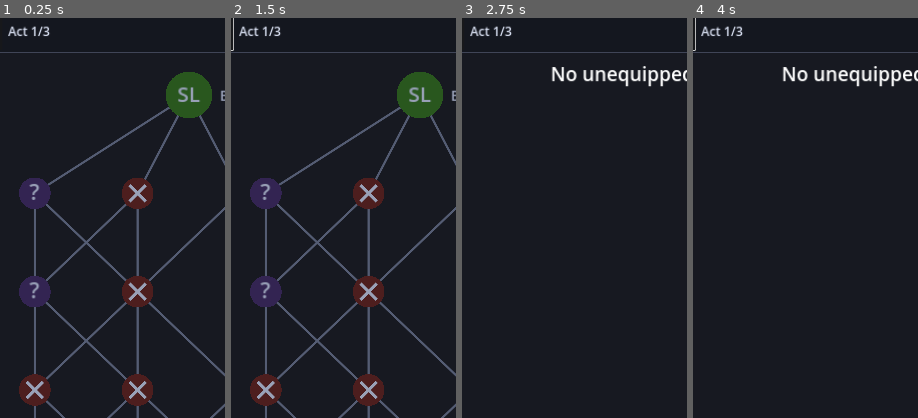
Above: before the commit, frames 1-4 (left to right).
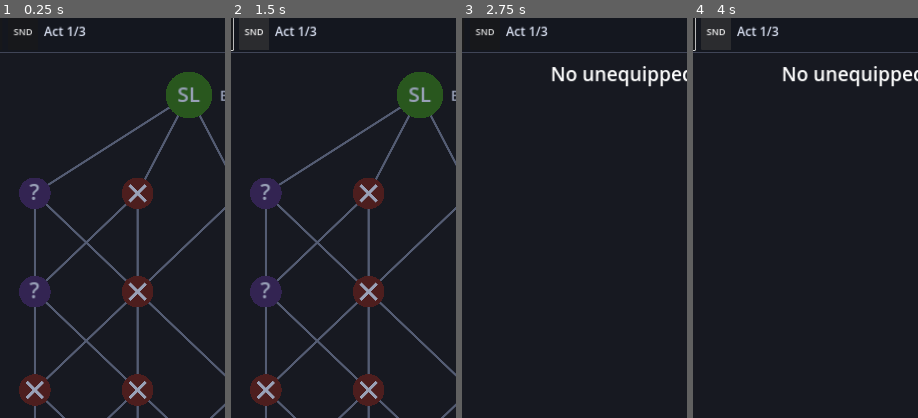
Above: after the commit, the same moments.

Repository: codercroft/Flick-Figures
Game: Godot game, scene res://scenes/map.tscn
The game is run twice, just before and just after one commit, with the same random seed, the same clock (stepped at 60 frames per second) and the same inputs.
Inputs (mouse positions are % of the whole screen's width and height, from its top left):
- Up to frame 1 (0.25 s): no input
- Up to frame 2 (1.5 s): click "i" at 0.5 s; click (13, 3) at 1.25 s, where only the run after the commit has a clickable "SND"
- Up to frame 3 (2.75 s): click "Equipment (0)" at 2 s
- Up to frame 4 (4 s): click "i" at 2.75 s; click (13, 3) at 3.5 s, where only the run after the commit has a clickable "SND"
The pictures show only the part of the screen within x 8-58%, y 1-51%; the shares and areas given below are measured in that part.

The runs differ from the first frame. In frame 1, 0.5% of the frame differs, in the area x 3-39%, y 2-5%; in frame 2, 0.5%; in frame 3, 0.5%; in frame 4, 0.5%.

Commit message:
Add placeholder sound effects and an AudioManager (SFX/UI buses, mute saved)
Co-Authored-By: Claude Sonnet 5.5 <noreply@anthropic.com>
Claude-Session: https://claude.ai/code/session_01CJYKLDzyQUZGsZgothDQCe

Diff:
--- a/project.godot
+++ b/project.godot
@@ -15,6 +15,7 @@
 
 RunManager="*res://scripts/run_manager.gd"
 RunInfo="*res://scripts/run_info.gd"
+AudioManager="*res://scripts/audio_manager.gd"
 
 [display]
 
--- /dev/null
+++ b/scripts/audio_manager.gd
@@ -0,0 +1,308 @@
+extends Node
+## Plays every sound in the game. It is an autoload (`AudioManager`), so any script can call
+## `AudioManager.play_clack(speed)` and so on. All sounds are plain files you can replace:
+##   audio/sfx/*.wav  game sounds (clack_plastic, clack_wall, boom, implosion, fall_pop, flick)
+##   audio/ui/*.wav   menu sounds (tap, confirm, back, purchase, reveal, fanfare)
+## Drop in a new file with the same name (wav or ogg of the same base name is not searched: keep the .wav
+## name, or change the file names in SFX_FILES / UI_FILES below). A missing file just plays nothing.
+## The placeholders were made by tools/generate_sounds.py.
+## Game sounds go through the "SFX" bus and menu sounds through the "UI" bus, each with its own volume;
+## `muted` silences both. The settings are saved in user://audio.cfg.
+
+signal settings_changed
+
+const SFX_DIR := "res://audio/sfx/"
+const UI_DIR := "res://audio/ui/"
+const SETTINGS_PATH := "user://audio.cfg"
+const SFX_BUS := "SFX"
+const UI_BUS := "UI"
+const VOICES := 10  # how many sounds can play at once on each bus
+
+const SFX_FILES := ["clack_plastic", "clack_wall", "boom", "implosion", "fall_pop", "flick"]
+const UI_FILES := ["tap", "confirm", "back", "purchase", "reveal", "fanfare"]
+
+## Button texts (lowercase, start of text) that get the "back" or "confirm" sound instead of the plain tap.
+const BACK_WORDS := ["back", "leave", "close", "skip", "cancel", "discard", "no "]
+const CONFIRM_WORDS := ["done", "confirm", "continue", "ok", "take", "start", "yes", "accept"]
+
+## Volume of game sounds (0 to 1).
+@export_range(0.0, 1.0) var sfx_volume := 0.8:
+	set(value):
+		sfx_volume = clampf(value, 0.0, 1.0)
+		_apply_volumes()
+## Volume of menu sounds (0 to 1).
+@export_range(0.0, 1.0) var ui_volume := 0.8:
+	set(value):
+		ui_volume = clampf(value, 0.0, 1.0)
+		_apply_volumes()
+## Silences everything.
+var muted := false:
+	set(value):
+		muted = value
+		_apply_volumes()
+
+@export_group("Figure clacks")
+## Hits slower than this (px/s) make no sound.
+@export var clack_min_speed := 120.0
+## Hits at this speed or faster are full volume and highest pitch.
+@export var clack_max_speed := 2000.0
+@export var clack_quiet_db := -20.0
+@export var clack_loud_db := -3.0
+## Pitch range with impact speed (slow = low, fast = high), plus a random wobble of +/- this much.
+@export var clack_pitch_low := 0.85
+@export var clack_pitch_high := 1.25
+@export var pitch_variation := 0.07
+## Throttle: after a clack, the next one within this many ms is skipped unless it is clearly louder.
+@export var clack_gap_ms := 40
+@export var wall_gap_ms := 50
+
+@export_group("Explosions")
+## An explosion with this radius (px) or more is full size.
+@export var boom_full_radius := 360.0
+@export var boom_quiet_db := -12.0
+@export var boom_loud_db := 0.0
+@export var boom_gap_ms := 70
+
+@export_group("Other game sounds")
+@export var flick_db := -9.0
+@export var fall_db := -8.0
+@export var implosion_db := -4.0
+@export var ui_db := -4.0
+
+var _sfx_players: Array[AudioStreamPlayer] = []
+var _ui_players: Array[AudioStreamPlayer] = []
+var _next_sfx := 0
+var _next_ui := 0
+var _streams := {}
+var _last_ms := {}  # sound name -> when it last played
+var _last_strength := {}  # sound name -> how loud that was (0 to 1)
+var _pending_button := ""  # the button sound waiting for the end of the frame (an explicit sound cancels it)
+
+
+func _ready() -> void:
+	process_mode = Node.PROCESS_MODE_ALWAYS
+	_add_bus(SFX_BUS)
+	_add_bus(UI_BUS)
+	for i in VOICES:
+		_sfx_players.append(_make_player(SFX_BUS))
+		_ui_players.append(_make_player(UI_BUS))
+	for file_name in SFX_FILES:
+		_streams[file_name] = _load(SFX_DIR + file_name + ".wav")
+	for file_name in UI_FILES:
+		_streams[file_name] = _load(UI_DIR + file_name + ".wav")
+	_load_settings()
+	_apply_volumes()
+	# Every Button anywhere gets a tap / back / confirm sound automatically.
+	get_tree().node_added.connect(_on_node_added)
+
+
+# --- Game sounds -------------------------------------------------------------------------
+
+## Two figures hit: louder and higher with speed, a little random pitch so repeats differ.
+func play_clack(speed: float) -> void:
+	_play_hit("clack_plastic", speed, clack_gap_ms)
+
+
+## A figure hit a wall or pin.
+func play_wall(speed: float) -> void:
+	_play_hit("clack_wall", speed, wall_gap_ms)
+
+
+## An explosion of this radius: bigger = louder and deeper.
+func play_boom(radius: float) -> void:
+	var size := clampf(radius / boom_full_radius, 0.2, 1.0)
+	if not _throttle("boom", boom_gap_ms, size):
+		return
+	_play(_sfx_players, "boom", lerpf(boom_quiet_db, boom_loud_db, size), lerpf(1.25, 0.85, size) * _wobble(), true)
+
+
+func play_implosion() -> void:
+	if _throttle("implosion", 150, 1.0):
+		_play(_sfx_players, "implosion", implosion_db, _wobble(), true)
+
+
+## A figure left the table.
+func play_fall() -> void:
+	if _throttle("fall_pop", 60, 1.0):
+		_play(_sfx_players, "fall_pop", fall_db, _wobble(), true)
+
+
+## A flick was released; `speed` is the launch speed in px/s.
+func play_flick(speed: float) -> void:
+	var strength := clampf(speed / clack_max_speed, 0.0, 1.0)
+	if _throttle("flick", 40, strength):
+		_play(_sfx_players, "flick", flick_db + 5.0 * strength, lerpf(0.9, 1.2, strength) * _wobble(), true)
+
+
+# --- Menu sounds -------------------------------------------------------------------------
+
+func play_tap() -> void:
+	_play_ui("tap")
+
+
+func play_confirm() -> void:
+	_play_ui("confirm")
+
+
+func play_back() -> void:
+	_play_ui("back")
+
+
+func play_purchase() -> void:
+	_play_ui("purchase")
+
+
+## A new reward is shown.
+func play_reveal() -> void:
+	_play_ui("reveal")
+
+
+## A combat was won.
+func play_fanfare() -> void:
+	_play_ui("fanfare")
+
+
+# --- Settings ----------------------------------------------------------------------------
+
+func toggle_mute() -> void:
+	muted = not muted
+	_save_settings()
+	settings_changed.emit()
+	if not muted:
+		play_tap()
+
+
+func set_sfx_volume(value: float) -> void:
+	sfx_volume = value
+	_save_settings()
+	settings_changed.emit()
+
+
+func set_ui_volume(value: float) -> void:
+	ui_volume = value
+	_save_settings()
+	settings_changed.emit()
+
+
+func _load_settings() -> void:
+	var file := ConfigFile.new()
+	if file.load(SETTINGS_PATH) != OK:
+		return
+	sfx_volume = file.get_value("audio", "sfx_volume", sfx_volume)
+	ui_volume = file.get_value("audio", "ui_volume", ui_volume)
+	muted = file.get_value("audio", "muted", muted)
+
+
+func _save_settings() -> void:
+	var file := ConfigFile.new()
+	file.set_value("audio", "sfx_volume", sfx_volume)
+	file.set_value("audio", "ui_volume", ui_volume)
+	file.set_value("audio", "muted", muted)
+	file.save(SETTINGS_PATH)
+
+
+func _apply_volumes() -> void:
+	for pair in [[SFX_BUS, sfx_volume], [UI_BUS, ui_volume]]:
+		var index := AudioServer.get_bus_index(pair[0])
+		if index < 0:
+			continue  # (a setter ran before the buses exist)
+		AudioServer.set_bus_mute(index, muted)
+		AudioServer.set_bus_volume_db(index, linear_to_db(maxf(pair[1], 0.0001)))
+
+
+# --- Internals ---------------------------------------------------------------------------
+
+func _add_bus(bus_name: String) -> void:
+	if AudioServer.get_bus_index(bus_name) >= 0:
+		return
+	AudioServer.add_bus()
+	var index := AudioServer.bus_count - 1
+	AudioServer.set_bus_name(index, bus_name)
+	AudioServer.set_bus_send(index, "Master")
+
+
+func _make_player(bus_name: String) -> AudioStreamPlayer:
+	var player := AudioStreamPlayer.new()
+	player.bus = bus_name
+	add_child(player)
+	return player
+
+
+func _load(path: String) -> AudioStream:
+	return load(path) if ResourceLoader.exists(path) else null
+
+
+func _wobble() -> float:
+	return 1.0 + randf_range(-pitch_variation, pitch_variation)
+
+
+func _play_hit(sound: String, speed: float, gap_ms: int) -> void:
+	if speed < clack_min_speed:
+		return
+	var strength := clampf(inverse_lerp(clack_min_speed, clack_max_speed, speed), 0.0, 1.0)
+	if not _throttle(sound, gap_ms, strength):
+		return
+	_play(_sfx_players, sound, lerpf(clack_quiet_db, clack_loud_db, pow(strength, 0.7)),
+			lerpf(clack_pitch_low, clack_pitch_high, strength) * _wobble(), true)
+
+
+## True if `sound` may play now: it has been quiet for `gap_ms`, or this one is clearly louder than the last.
+func _throttle(sound: String, gap_ms: int, strength: float) -> bool:
+	var now := Time.get_ticks_msec()
+	if now - int(_last_ms.get(sound, -100000)) < gap_ms and strength < float(_last_strength.get(sound, 0.0)) * 1.5:
+		return false
+	_last_ms[sound] = now
+	_last_strength[sound] = strength
+	return true
+
+
+func _play_ui(sound: String) -> void:
+	_pending_button = ""  # an explicit sound replaces the automatic button tap of this press
+	_play(_ui_players, sound, ui_db, 1.0, false)
+
+
+func _play(players: Array[AudioStreamPlayer], sound: String, volume_db: float, pitch: float, is_sfx: bool) -> void:
+	var stream: AudioStream = _streams.get(sound)
+	if stream == null:
+		return
+	var index := _next_sfx if is_sfx else _next_ui
+	var player := players[index]
+	if is_sfx:
+		_next_sfx = (_next_sfx + 1) % VOICES
+	else:
+		_next_ui = (_next_ui + 1) % VOICES
+	player.stream = stream
+	player.volume_db = volume_db
+	player.pitch_scale = pitch
+	player.play()
+
+
+func _on_node_added(node: Node) -> void:
+	var button := node as BaseButton
+	if button != null and not button.is_in_group("no_ui_sound"):
+		button.pressed.connect(_on_button_pressed.bind(button))
+
+
+## Chooses back / confirm / tap from the button's text. Waits until the end of the frame so a screen that
+## plays its own sound for the press (purchase, reveal) can replace it.
+func _on_button_pressed(button: BaseButton) -> void:
+	var text := ""
+	if button is Button:
+		text = (button as Button).text.strip_edges().to_lower()
+	var kind := "tap"
+	for word in BACK_WORDS:
+		if text.begins_with(word):
+			kind = "back"
+	for word in CONFIRM_WORDS:
+		if text.begins_with(word):
+			kind = "confirm"
+	_pending_button = kind
+	_flush_button.call_deferred()
+
+
+func _flush_button() -> void:
+	if _pending_button == "":
+		return
+	var kind := _pending_button
+	_pending_button = ""
+	_play(_ui_players, kind, ui_db, 1.0, false)
--- a/scripts/figure.gd
+++ b/scripts/figure.gd
@@ -391,8 +391,10 @@
 		# Both figures get this signal; only the one with the lower id reports the impact.
 		if get_instance_id() < other.get_instance_id():
 			emit_signal.call_deferred(&"impacted", self, other, speed, point)
+			AudioManager.play_clack(speed)
 	else:
 		ability.on_hit_wall.call_deferred(self, body)
+		AudioManager.play_wall(_last_velocity.length())
 
 
 ## Flick power multiplier from teammates' auras (Crazy Man) that this figure stands inside.
@@ -510,6 +512,7 @@
 	_skip_knockback_frames = 2
 	_slow_frames = 0
 	apply_central_impulse(impulse)
+	AudioManager.play_flick(impulse.length() / mass)
 	ability.on_flicked(self, impulse)
 	flicked.emit(self, impulse)
 
@@ -520,6 +523,7 @@
 	turn_flicks += 1
 	touched_since_flick = false
 	ability.fire_shot_at(self, point)
+	AudioManager.play_flick(1000.0)
 	ability.on_flicked(self, Vector2.ZERO)
 
 
@@ -671,6 +675,7 @@
 static func blast(tree: SceneTree, center: Vector2, blast_radius: float, force: float,
 		source: Figure = null, spared: Figure = null) -> void:
 	force *= RunManager.explosion_force_multiplier()
+	AudioManager.play_boom(blast_radius)
 	for node in tree.get_nodes_in_group("figures"):
 		var other := node as Figure
 		if other == source or other == spared or other.knocked_off:
@@ -805,6 +810,7 @@
 	collision_mask = 0
 	if not retired:
 		ability.on_knocked_off(self)
+		AudioManager.play_fall()
 	var tween := create_tween()
 	tween.tween_property(self, "modulate:a", 0.0, fade_time)
 	tween.tween_callback(queue_free)
--- a/scripts/implosion.gd
+++ b/scripts/implosion.gd
@@ -10,6 +10,10 @@
 var source: Figure  # never pulls itself (it is already off the table)
 
 var _age := 0.0
+
+
+func _ready() -> void:
+	AudioManager.play_implosion()
 
 
 func _physics_process(delta: float) -> void:
--- a/scripts/main.gd
+++ b/scripts/main.gd
@@ -847,6 +847,7 @@
 	_state = State.GAME_OVER
 	turret_side = -1
 	if won:
+		AudioManager.play_fanfare()
 		# Money for every win (elites and bosses pay a bonus on top: see RewardConfig).
 		var on_table: Array[FigureData] = []
 		var equipment_bonus := 0
--- a/scripts/reward.gd
+++ b/scripts/reward.gd
@@ -54,6 +54,7 @@
 		return
 	var step: Dictionary = _steps.pop_front()
 	_lucky = step.get("lucky", false)
+	AudioManager.play_reveal()  # a new reward is shown
 	match step.kind:
 		"figures":
 			_offers = RunManager.offer_rewards(step.get("boss", false))
--- a/scripts/shop.gd
+++ b/scripts/shop.gd
@@ -76,6 +76,7 @@
 	if not RunManager.spend(offer.price):
 		_show_offers("Not enough money.")
 		return
+	AudioManager.play_purchase()
 	_show_offers(offer.buy(slot))
 
 
--- a/scripts/top_bar.gd
+++ b/scripts/top_bar.gd
@@ -12,6 +12,7 @@
 var _money_label := Label.new()
 var _relics := RelicBar.new()
 var _relic_count := -1
+var _sound_button := Button.new()  # sound on / off, saved between sessions (AudioManager)
 
 
 func _ready() -> void:
@@ -40,6 +41,12 @@
 	info.add_theme_font_size_override("font_size", 40)
 	info.pressed.connect(RunInfo.open.bind("map", null))
 	row.add_child(info)
+
+	_sound_button.custom_minimum_size = Vector2(72.0, 72.0)
+	_sound_button.add_theme_font_size_override("font_size", 22)
+	_sound_button.add_to_group("no_ui_sound")  # (it plays its own tap when it turns sound on)
+	_sound_button.pressed.connect(AudioManager.toggle_mute)
+	row.add_child(_sound_button)
 
 	_act_label.add_theme_font_size_override("font_size", 30)
 	_act_label.add_theme_color_override("font_color", Color(0.85, 0.88, 0.95))
@@ -71,6 +78,8 @@
 			where += "  " + MapNode.type_name(RunManager.node.type)
 	_act_label.text = where
 	_money_label.text = "$%d" % RunManager.money
+	_sound_button.text = "OFF" if AudioManager.muted else "SND"
+	_sound_button.modulate = Color(1.0, 0.55, 0.55) if AudioManager.muted else Color.WHITE
 	if _relic_count != RunManager.relics.size():
 		_relic_count = RunManager.relics.size()
 		_relics.refresh()
Not shown, added: audio/sfx/boom.wav.import
Not shown, added: audio/sfx/clack_plastic.wav.import
Not shown, added: audio/sfx/clack_wall.wav.import
Not shown, added: audio/sfx/fall_pop.wav.import
Not shown, added: audio/sfx/flick.wav.import
Not shown, added: audio/sfx/implosion.wav.import
Not shown, added: audio/ui/back.wav.import
Not shown, added: audio/ui/confirm.wav.import
Not shown, added: audio/ui/fanfare.wav.import
Not shown, added: audio/ui/purchase.wav.import
Not shown, added: audio/ui/reveal.wav.import
Not shown, added: audio/ui/tap.wav.import
(and 14 more such lines)
